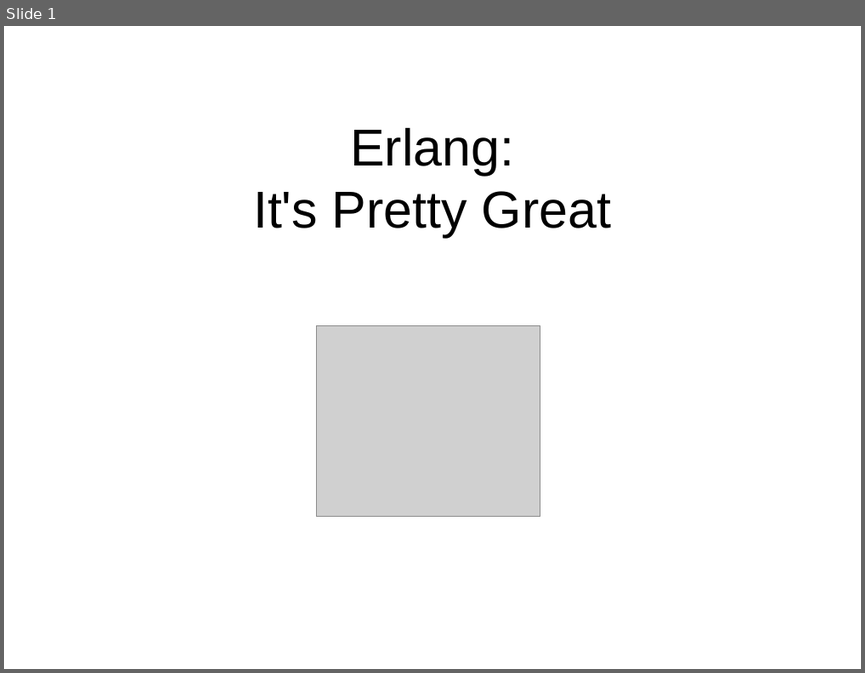
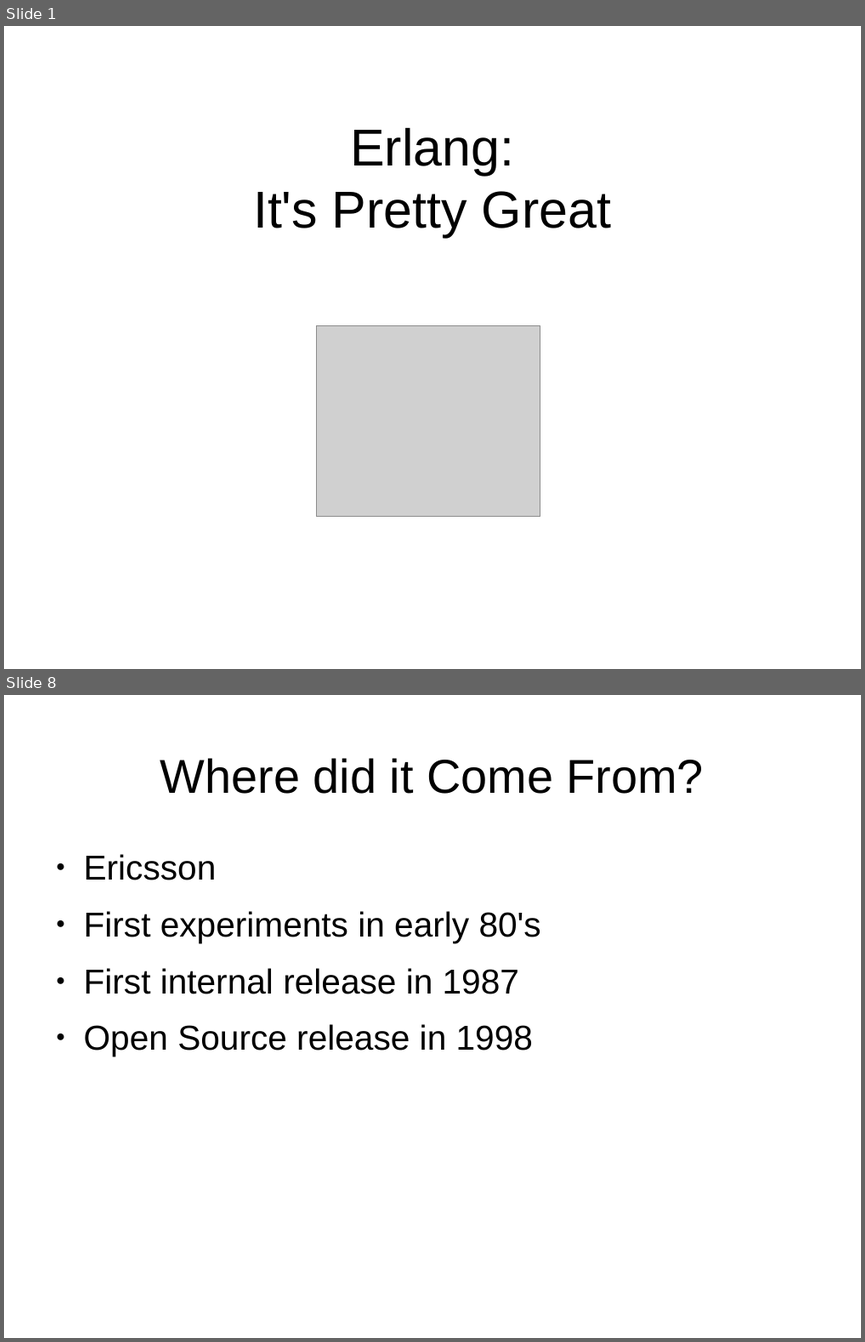
Before and after one commit to bernardd/conference-talks, a slide deck: Erlang Intro.odp. Shown one above the other, each under a label of ours: slide 1 before the commit, slides 1 and 8 after it; the slides between them are not shown. The pictures are 865x673 and 865x1342 pixels, drawn with LibreOffice and Linux fonts; fonts in the diff are those of the drawing; grey boxes stand for pictures. Boxes give left, top, right and bottom in pixels: in the first picture for what was removed or moved away, otherwise in the second. Text is boxed around its words. In the diff, an @@ line names an element or a change of style, - is before the commit and + after.

```diff
--- a/Erlang Intro.odp
+++ b/Erlang Intro.odp
@@ slide 8 added at bbox=[4, 695, 861, 1338], background #FFFFFF @@
@@ title added at bbox=[160, 758, 704, 794], 44 pt, text #000000 @@
+Where did it Come From?
@@ text added at bbox=[84, 854, 541, 1056], 32 pt, text #000000 @@
+● Ericsson
+● First experiments in early 80's
+● First internal release in 1987
+● Open Source release in 1998
```
Also in this commit, not shown: 10 slides changed, 2 other slides added.
